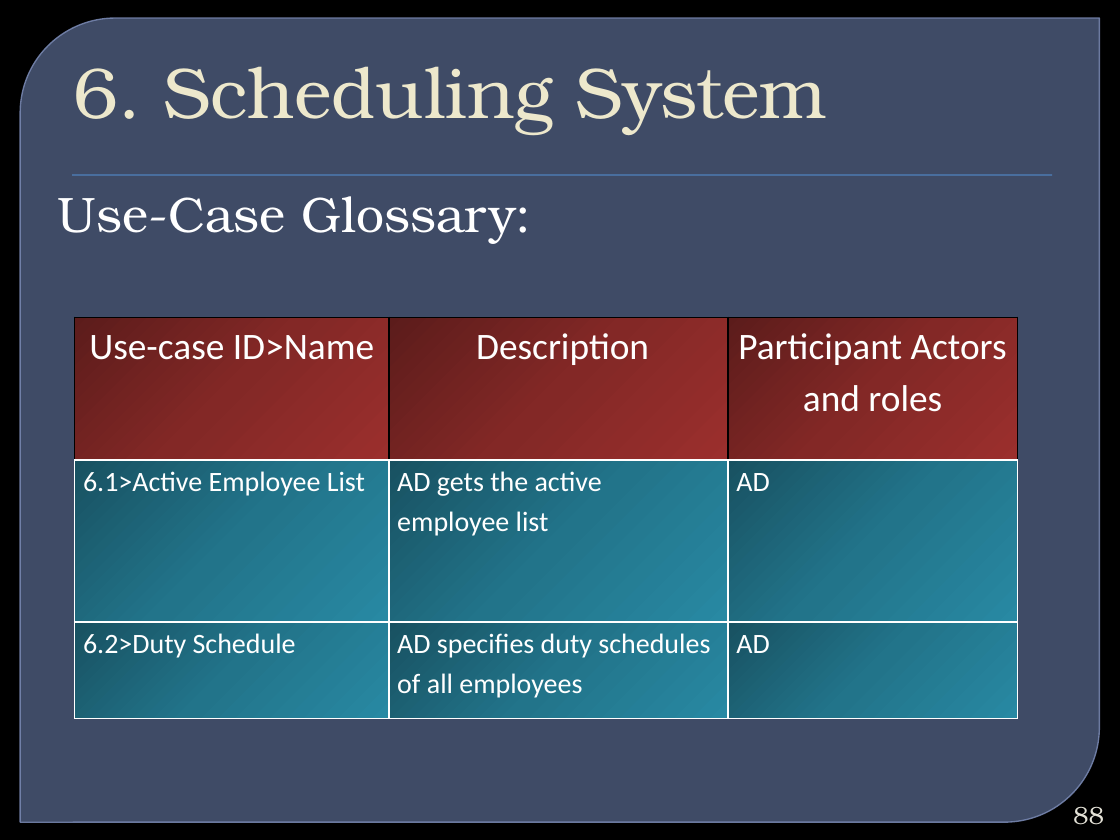
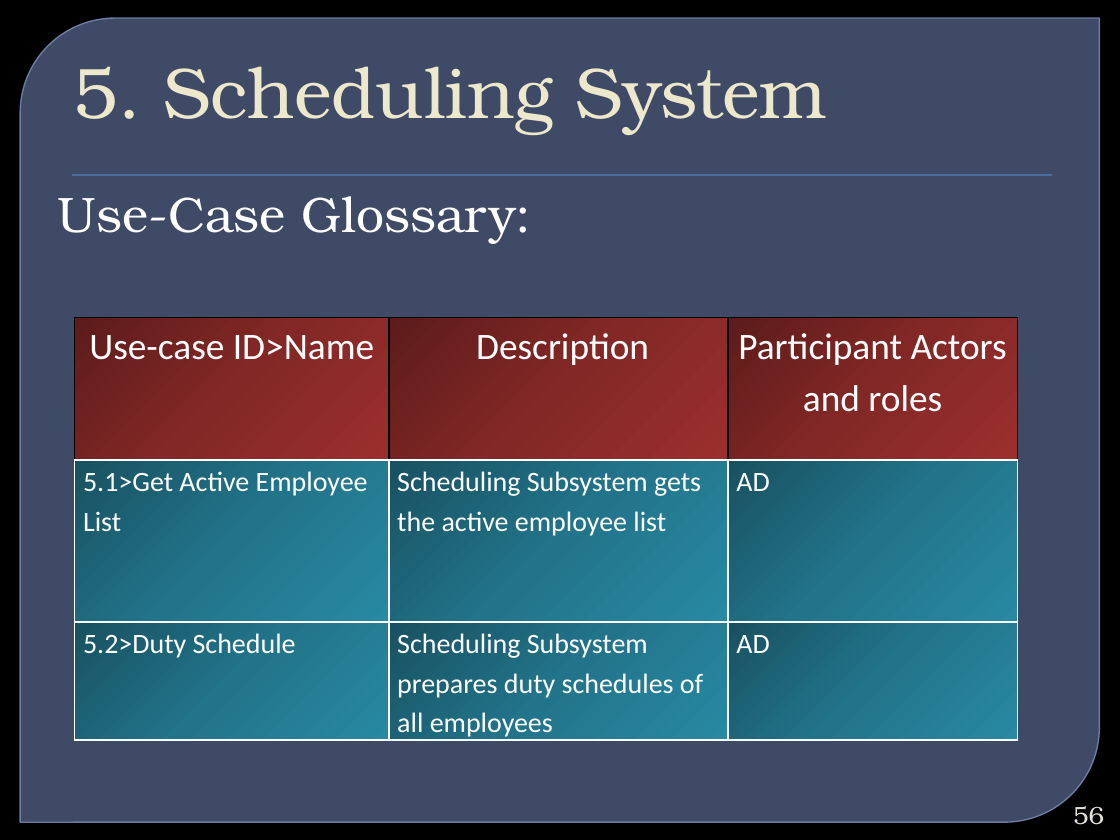
Before and after one commit to bimurtobadhan/CSE308HospitalManagementSystem1005016, a slide deck: slide 56 of Week 2/Hospital Management System.pptx (slide 88 before the commit). Drawn at 1120x840 pixels with LibreOffice and Linux fonts; fonts in the diff are those of the drawing; background and template pictures are left out. Boxes give left, top, right and bottom in pixels: in the first picture for what was removed or moved away, otherwise in the second. Text is boxed around its words. In the diff, an @@ line names an element or a change of style, - is before the commit and + after.

```diff
--- a/Week 2/Hospital Management System.pptx
+++ b/Week 2/Hospital Management System.pptx
@@ title at (x1=74, y1=66, x2=827, y2=135): text changed @@
-6. Scheduling System
+5. Scheduling System
@@ table at (x1=75, y1=317, x2=1018, y2=741) @@
-row 2, column 1: 6.1>Active Employee List
+row 2, column 1: 5.1>Get Active Employee List
-row 2, column 2: AD gets the active employee list
+row 2, column 2: Scheduling Subsystem gets the active employee list
-row 3, column 1: 6.2>Duty Schedule
+row 3, column 1: 5.2>Duty Schedule
-row 3, column 2: AD specifies duty schedules of all employees
+row 3, column 2: Scheduling Subsystem prepares duty schedules of all employees
@@ page number at (x1=1073, y1=806, x2=1104, y2=825): text changed @@
-88
+56
```
Also in this commit, not shown: 25 other slides changed, 32 slides removed, 4 other files.
